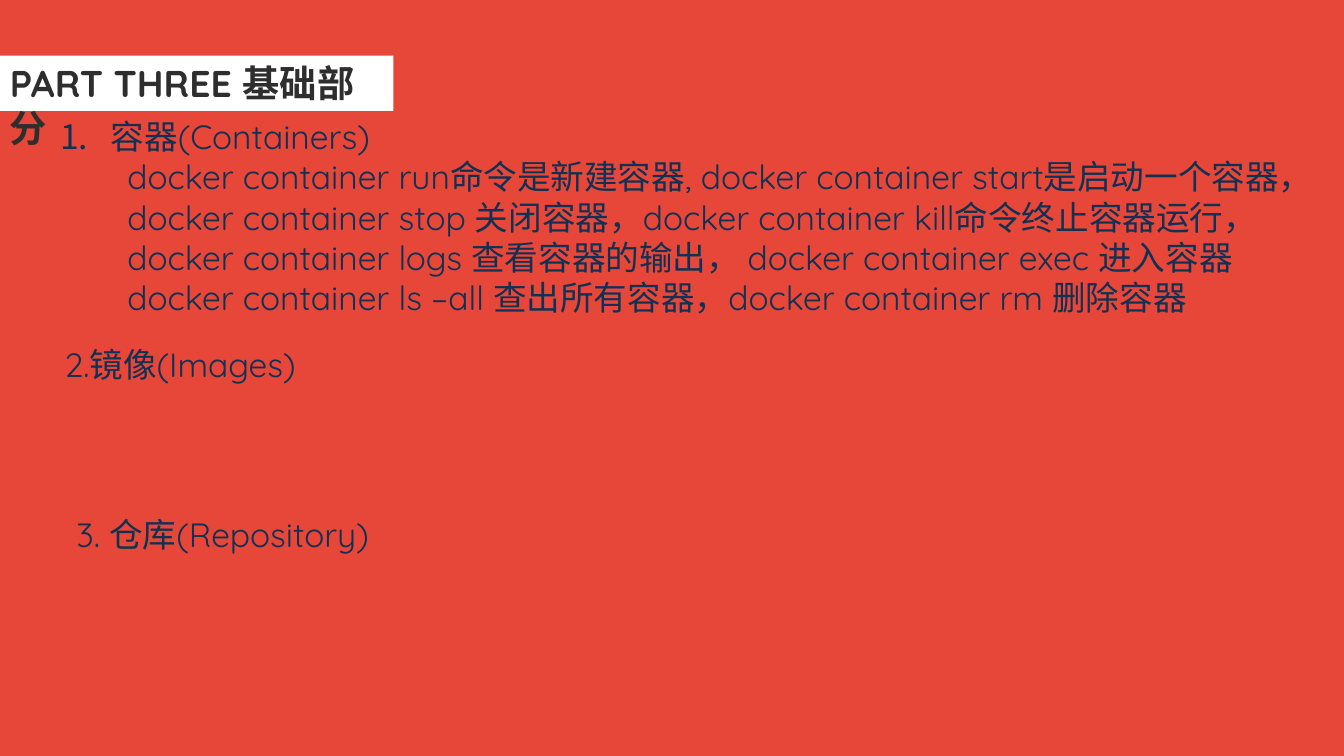
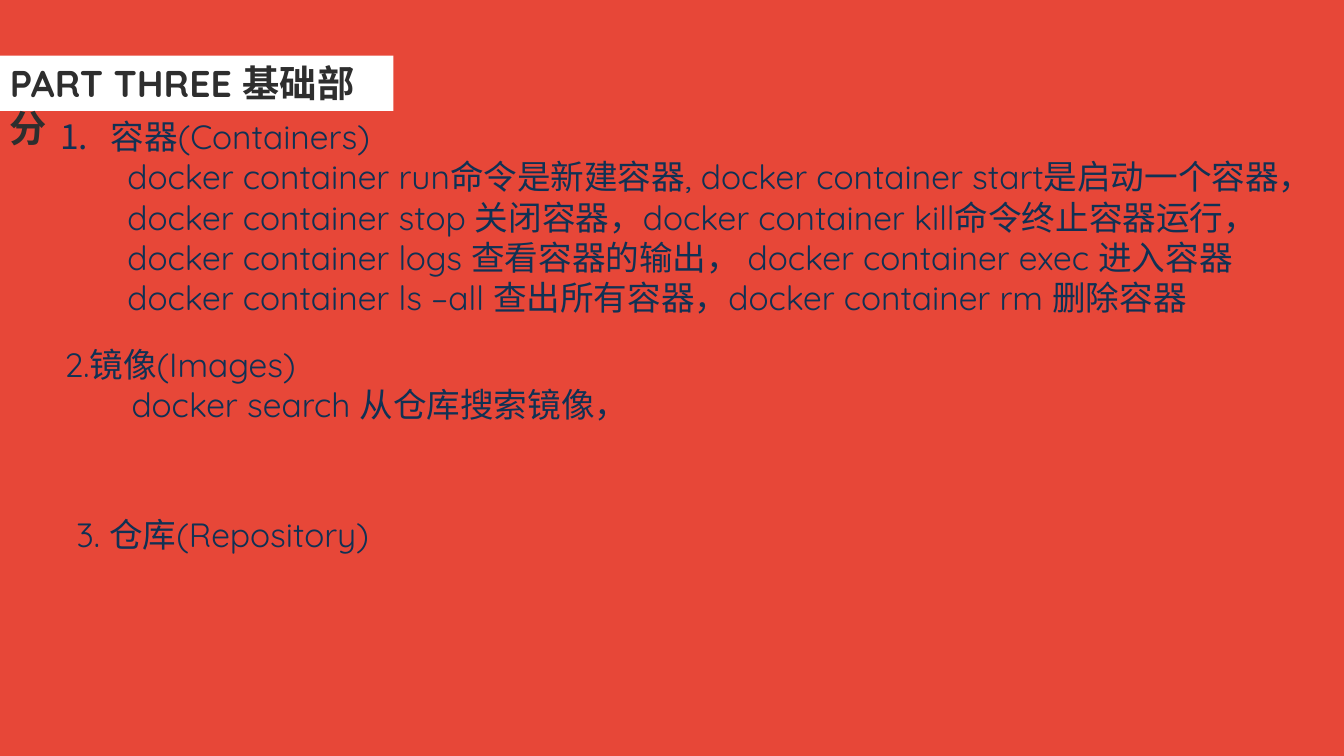
Before and after one commit to Linda-Tan/hello-world, a slide deck: slide 13 of config-repo/技术分享.pptx. Drawn at 1344x756 pixels with LibreOffice and Linux fonts; fonts in the diff are those of the drawing. Boxes give left, top, right and bottom in pixels: in the first picture for what was removed or moved away, otherwise in the second. Text is boxed around its words. In the diff, an @@ line names an element or a change of style, - is before the commit and + after.

Commit message:
技术分享

```diff
--- a/config-repo/技术分享.pptx
+++ b/config-repo/技术分享.pptx
@@ text at bbox=[132, 383, 629, 421]: paragraph added @@
+docker search 从仓库搜索镜像，
```
